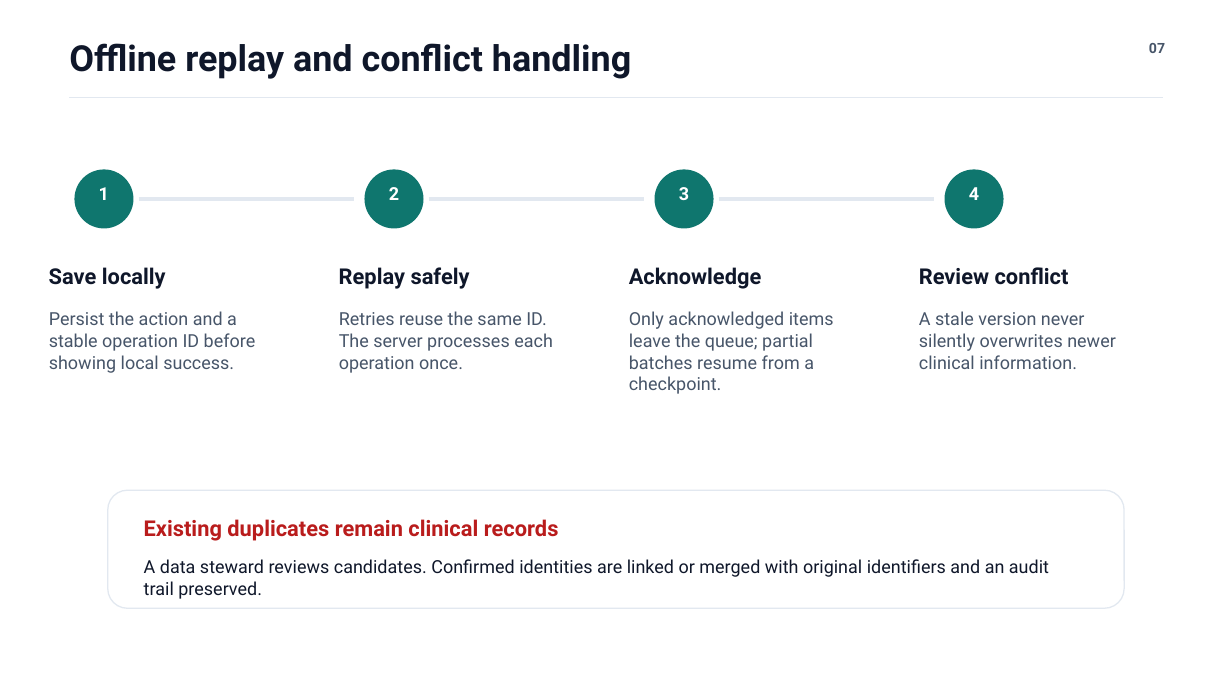
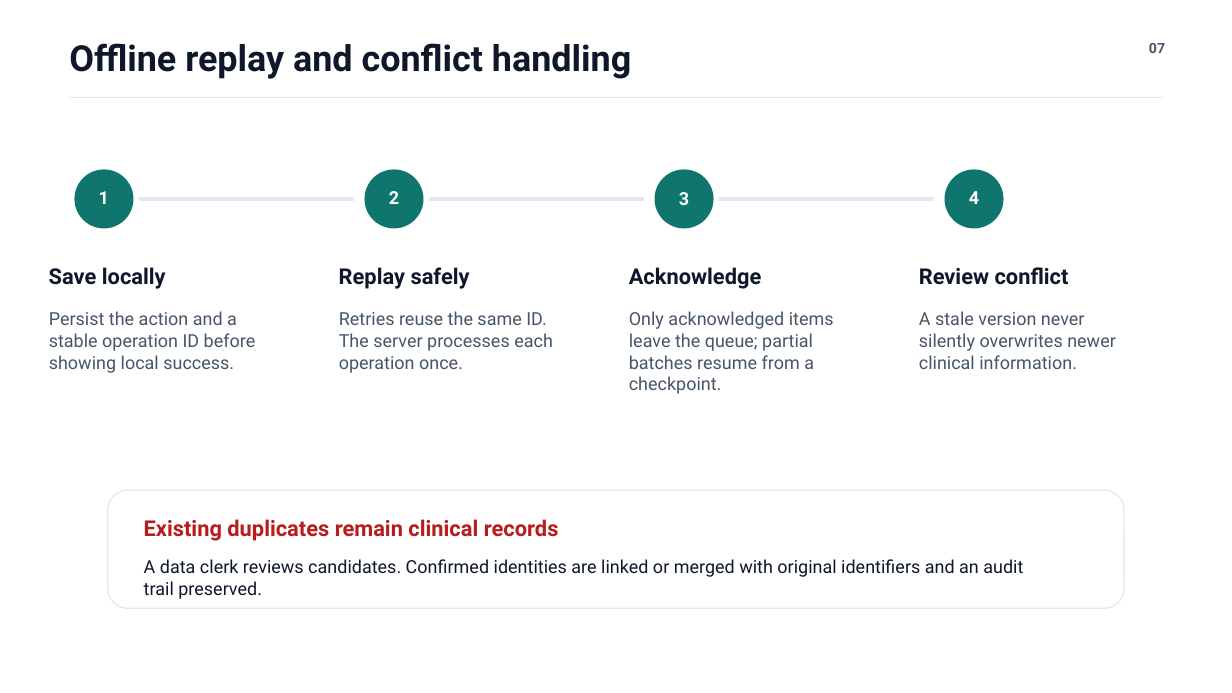
Before and after one commit to IthamarNyangu/CIDRZ-CareLink-Assessment, a slide deck: slide 7 of E-presentation.pptx. Drawn at 1232x693 pixels with LibreOffice and Linux fonts; fonts in the diff are those of the drawing. Boxes give left, top, right and bottom in pixels: in the first picture for what was removed or moved away, otherwise in the second. Text is boxed around its words. In the diff, an @@ line names an element or a change of style, - is before the commit and + after.

```diff
--- a/E-presentation.pptx
+++ b/E-presentation.pptx
@@ 4 texts: place and size @@
-4 texts at <box>99,187,979,200</box>
+4 texts at <box>99,191,979,205</box>
@@ text at <box>144,559,1023,599</box>: text changed @@
-A data steward reviews candidates. Confirmed identities are linked or merged with original identifiers and an audit trail preserved.
+A data clerk reviews candidates. Confirmed identities are linked or merged with original identifiers and an audit trail preserved.
```
Also in this commit, not shown: 3 other slides changed, 1 slide added.
